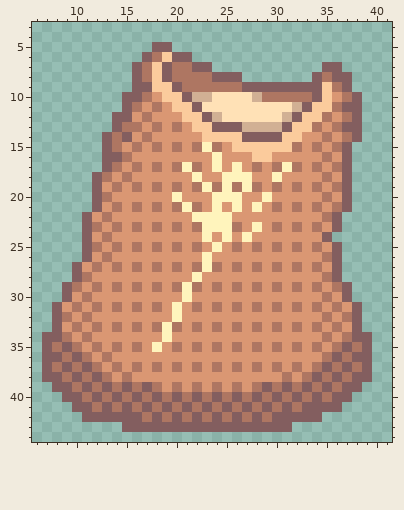
Two versions of one pixel-art sprite, src/assets/food/ingredients/Flour.png. This is how it looked before the edit.
The file is 48x48 pixels. Colours within 5 levels of each other are drawn and written as one. Shown: x 6..41, y 3..44.
The same view after the edit:
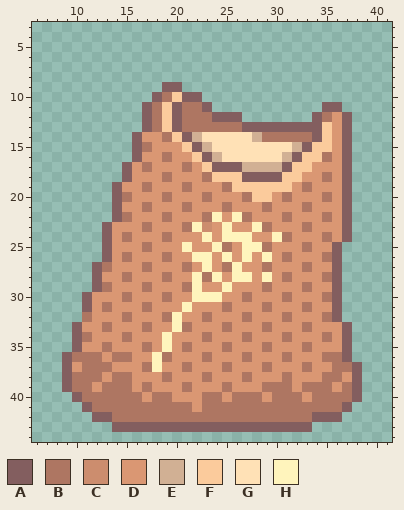
Palette (. is transparent): A #835e5f  B #ae7662  C #cc8d6e  D #da9773  E #d1b094  F #fbcb9c  G #ffe1b6  H #fff4bc
Log entry: added flour. added fryable variables to new foods in json
The exact change:
Changed rows in their new state; - is an unchanged pixel.
first column x 7:
 5 -----------..--------------------
 6 ----------.....------------------
 7 ---------........-----------..---
 8 ---------...........-------....--
 9 ---------...A-.................--
10 --------...AB--A................-
11 --------..A-FABBA...........AA..-
12 -------...ABFABBBAAA.......A--A.-
13 -------...A-FABBBBBBAAAA-AAAFD-.-
14 ------...AD-BFAEGGGGGEBBBBBAF-A.-
15 ------...ABD-DFAEGGGGGGGGEAFFD---
16 ------...A--B--FAEGGGGGGEAFF-----
17 ------..ADBD-DBDFAAAEEEEAFFD-D---
18 -----...A---B--DBFFFAAAAFF-------
19 -----..A-DBD-DBDDDBFFFFFFDBD-D---
20 -----..AB---BD--BDDDBFF-B--------
21 -----..A-DBD-DBD-DBD-DBD-DBD-D---
22 ----...AB---B--DB-DHB---B----DA--
23 ----..AD-DBD-DBHCD-D--BD-DBD-DA--
24 ----..A-B---B------H---HB---BDA--
25 ----..AD-DBD-DHD--BDHHBD-DBD-----
26 ----..A-B---B--H--H-H-H-B--------
27 ---..ABD-DBD-DBD-DBH-DBD-DBD-----
28 ---..A--B---B---BH-HH-H-B--------
29 --...ABD-DBD-DBH-DHD-DBD-DBD-A.--
30 --..A---B---B-DHHH--B---B----A.--
31 -...ADBD-DBD-DHD-DBD-DBD-DBD-A..-
32 -...----B---B---B---B---B----A..-
33 -..A-DBD-DBDDHBD-DBD-DBD-DBD-DA.-
34 ...A----B-------B---B---B-----A..
35 ...A-DBD-DBDHDBD-DBD-DBD-DBD-D-..
36 ..AB-BDBB--HB---B---B---B----BA..
37 ..-DB-BD-DBH-DBD-DBD-DBD-DBDD-BA.
38 ..AB-BDB----B---B---B-----DD-BD-.
39 -.--BDB-BDBD-DBD-DBD-DB-BDB-BDB--
40 --.--B-B-BDB-DDD-BDB-BDB-BDB-BBA-
41 ---.--B-B-B-B-BDB-B-B-B-B-BBBBA--
42 ----.--BBB-B-B-B-B-B-B-BBBB-AA---
43 -------A-----------------AA------
